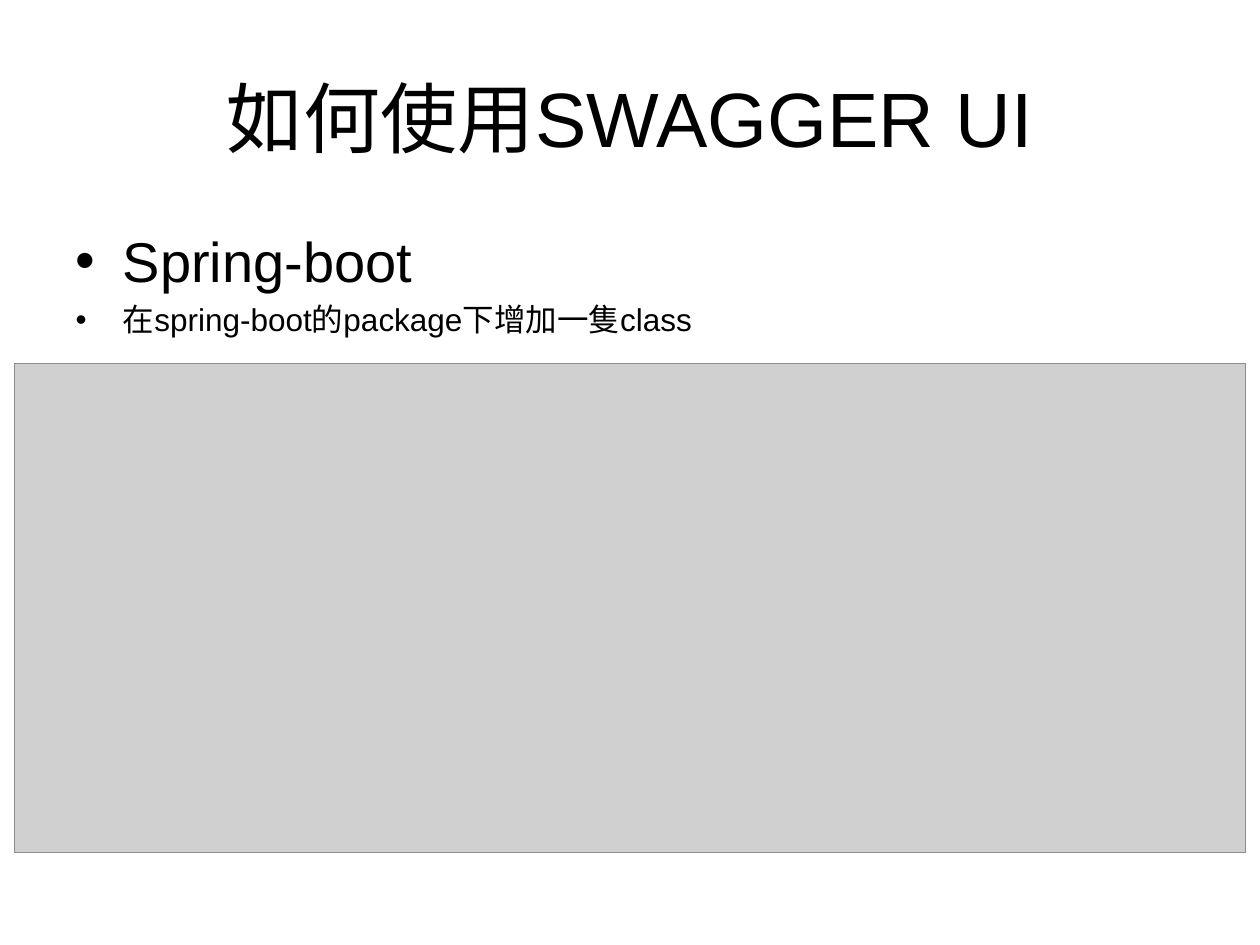
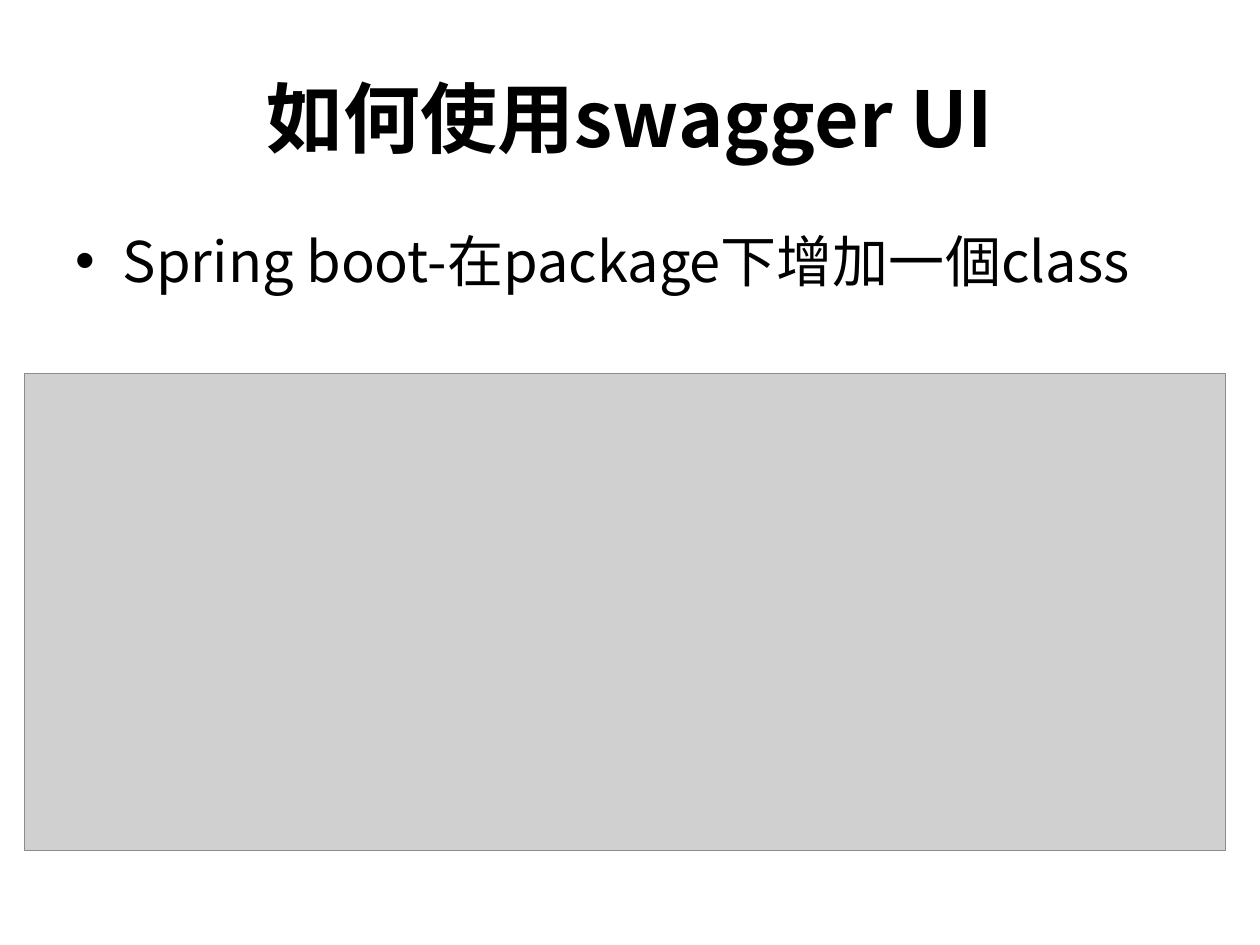
Before and after one commit to xyz90161/PPT, a slide deck: slide 8 of swagger_UI.pptx (slide 6 before the commit). Drawn at 1260x945 pixels with LibreOffice and Linux fonts; fonts in the diff are those of the drawing; grey boxes stand for pictures; background and template pictures are left out. Boxes give left, top, right and bottom in pixels: in the first picture for what was removed or moved away, otherwise in the second. Text is boxed around its words. In the diff, an @@ line names an element or a change of style, - is before the commit and + after.

```diff
--- a/swagger_UI.pptx
+++ b/swagger_UI.pptx
@@ title at <box>266,81,993,166</box>: text changed; font Arial to Noto Sans CJK SC; bold on @@
-如何使用SWAGGER UI
+如何使用swagger UI
@@ text at <box>123,235,1129,296</box>: text changed; size 18 to 32 pt; font Arial to Noto Sans CJK SC @@
-• Spring-boot
-• 在spring-boot的package下增加一隻class
+• Spring boot-在package下增加一個class
@@ picture: place and size @@
-picture at <box>15,363,1245,852</box>
+picture at <box>25,373,1226,850</box>
```
Also in this commit, not shown: 9 other slides changed, 3 slides added.
